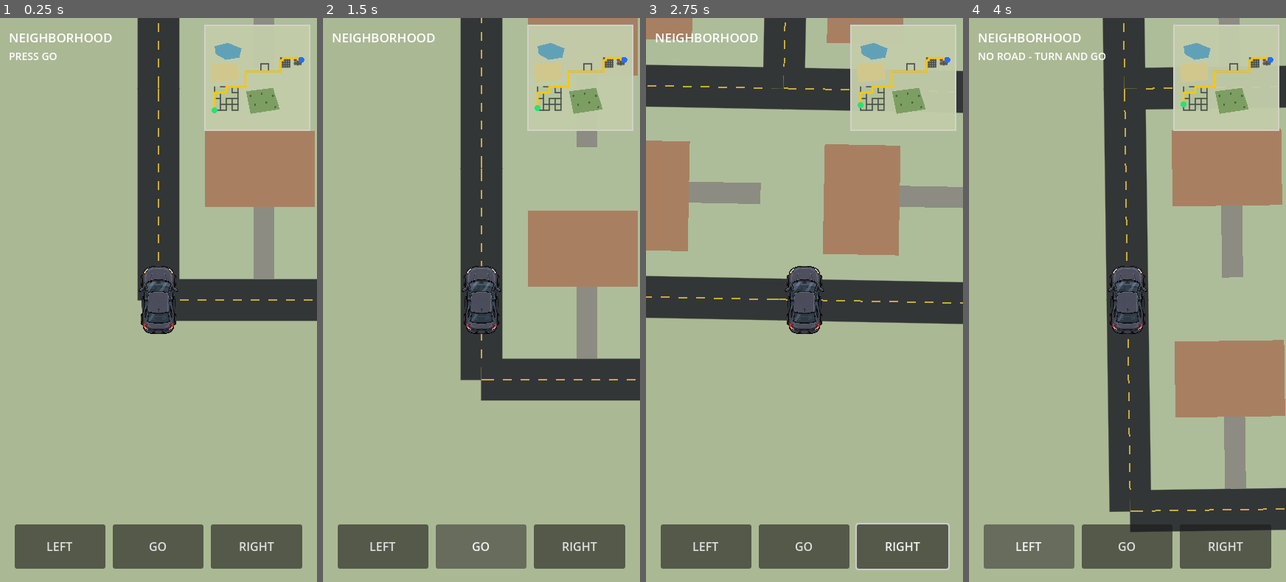
Above: before the commit, frames 1-4 (left to right).
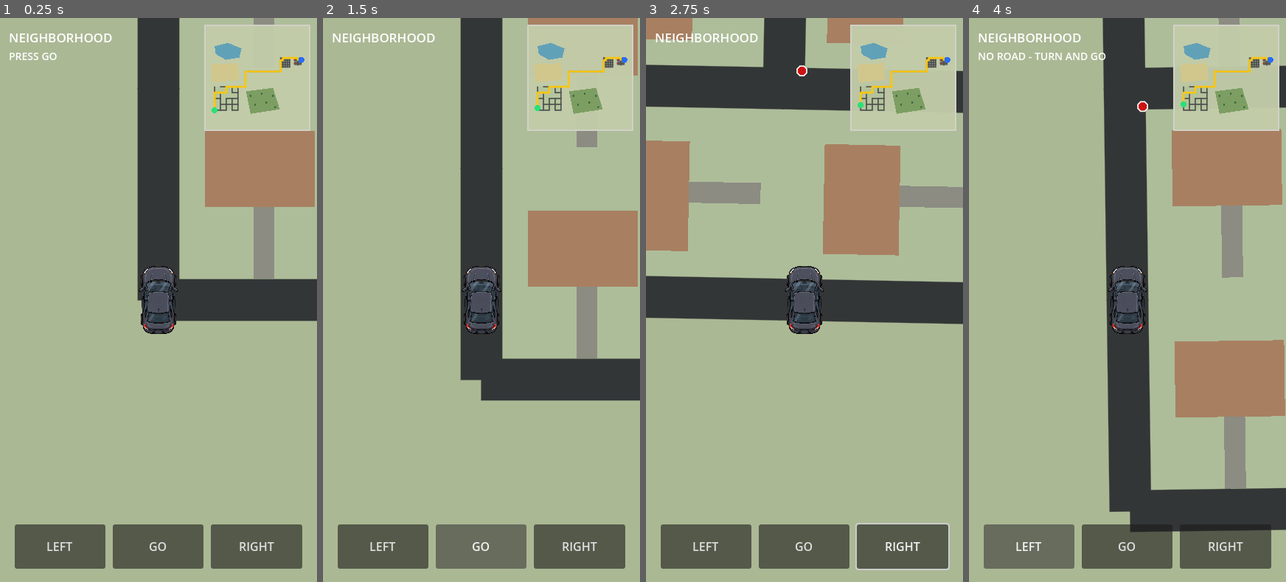
Above: after the commit, the same moments.

Repository: patrickcallahancomedy/comedian
Game: Godot game, scene res://scenes/drive/drive_module.tscn
Two runs of this game, one before a commit and one after it. Both use one fixed random seed, a clock stepped at 60 frames per second and the inputs below.
Inputs (mouse positions are in pixels of both pictures, inside the frame that each line leads up to):
- Up to frame 1 (0.25 s): no input
- Up to frame 2 (1.5 s): click "GO" at 0.5 s; click "GO" at 1.25 s
- Up to frame 3 (2.75 s): tap Enter (ui_accept) at 2, 2.27 s; move the mouse to (874, 271) at 2.02 s; hold Right from 2.03 s (still down); click (874, 271) at 2.17 s
- Up to frame 4 (4 s): release Right at 2.75 s; drag from (1064, 328) to (1111, 412) at 2.77 s; click "LEFT" at 3.5 s

The runs differ from the first frame. In frame 1, 0.2% of the frame differs, in the area x 49-99%, y 0-51%; in frame 2, 0.2%; in frame 3, 0.3%; in frame 4, 0.3%, in the area x 48-100%, y 0-88%.

Commit message:
Tune DRIVE roads, highway speed, and stop signs

Diff:
--- a/godot/scripts/drive/city_map.gd
+++ b/godot/scripts/drive/city_map.gd
@@ -7,6 +7,7 @@
 const NEIGHBORHOOD_ROADS_TO_REMOVE := 8
 const CITY_ONE_WAY_COUNT := 12
 const DRIVE_SPEED := 1.05
+const HIGHWAY_SPEED := 1.65
 
 @export var block_size: float = 110.0
 @export var road_width: float = 56.0
@@ -45,6 +46,8 @@
 
 var current_segment_off_route: bool = false
 var current_segment_wrong_way: bool = false
+
+var stop_sign_intersections: Array[Vector2i] = []
 
 @onready var left_button: Button = $"../TouchControls/LeftButton"
 @onready var forward_button: Button = $"../TouchControls/ForwardButton"
@@ -86,6 +89,7 @@
 	_add_city_one_ways(CITY_ONE_WAY_COUNT)
 	_collect_intersections_from_roads()
 	_assign_intersection_positions()
+	_build_stop_signs()
 
 
 func _build_neighborhood() -> void:
@@ -116,10 +120,6 @@
 	_add_road(Vector2i(6, 10), Vector2i(7, 10), "highway", 65, "highway")
 	_add_road(Vector2i(7, 10), Vector2i(8, 10), "highway", 65, "highway")
 	_add_road(Vector2i(8, 10), Vector2i(9, 10), "highway", 65, "highway")
-
-	_add_road(Vector2i(7, 10), Vector2i(7, 9), "ramp", 45, "highway")
-	_add_road(Vector2i(7, 9), Vector2i(8, 9), "ramp", 45, "highway")
-	_add_road(Vector2i(8, 9), Vector2i(8, 10), "ramp", 45, "highway")
 
 
 func _build_city() -> void:
@@ -501,9 +501,14 @@
 			target_intersection
 		)
 
+		var current_road = _get_road_between(
+			current_intersection,
+			target_intersection
+		)
+
 		camera_world_position = camera_world_position.move_toward(
 			target_position,
-			DRIVE_SPEED * delta
+			_drive_speed_for_road(current_road) * delta
 		)
 
 		if camera_world_position.is_equal_approx(target_position):
@@ -695,6 +700,7 @@
 	_draw_main_ground()
 	_draw_region_surfaces()
 	_draw_world_roads()
+	_draw_stop_signs()
 	_draw_parking_spaces()
 	_draw_minimap()
 
@@ -798,30 +804,70 @@
 			true
 		)
 
-		if road_type == "highway":
-			draw_dashed_line(
-				road_start,
-				road_end,
-				Color(0.88, 0.88, 0.82),
-				2.0,
-				14.0,
-				true
-			)
-		elif road_type != "parking":
-			draw_dashed_line(
-				road_start,
-				road_end,
-				Color(0.78, 0.67, 0.24),
-				2.0,
-				12.0,
-				true
-			)
-
 		if bool(road.get("one_way", false)):
 			_draw_one_way_arrow(road_start, road_end)
 
 		if bool(road.get("blocked", false)):
 			_draw_blocked_gate(road_start, road_end)
+
+
+
+func _build_stop_signs() -> void:
+	stop_sign_intersections.clear()
+
+	var region := WORLD_CONFIG.get_region("neighborhood")
+	var origin: Vector2i = region["origin"]
+	var region_size: Vector2i = region["size"]
+
+	for point in _region_nodes(origin, region_size):
+		if point == start_intersection:
+			continue
+
+		if _intersection_degree(point) >= 3:
+			stop_sign_intersections.append(point)
+
+
+func _intersection_degree(point: Vector2i) -> int:
+	var degree := 0
+
+	for road in roads:
+		if _road_start(road) == point or _road_end(road) == point:
+			degree += 1
+
+	return degree
+
+
+func _draw_stop_signs() -> void:
+	for intersection in stop_sign_intersections:
+		_draw_stop_sign(intersection)
+
+
+func _draw_stop_sign(intersection: Vector2i) -> void:
+	var world_position := _intersection_world_position(intersection)
+	var center := _world_to_main(
+		world_position + Vector2(0.22, 0.22)
+	)
+	var radius := 7.0
+	var points := PackedVector2Array()
+
+	for index in range(8):
+		var angle := PI / 8.0 + TAU * float(index) / 8.0
+		points.append(
+			center + Vector2(cos(angle), sin(angle)) * radius
+		)
+
+	draw_colored_polygon(points, Color(0.80, 0.08, 0.07))
+
+	var outline := points.duplicate()
+	outline.append(points[0])
+	draw_polyline(outline, Color.WHITE, 1.5, true)
+
+
+func _drive_speed_for_road(road) -> float:
+	if road != null and str(road.get("road_type", "")) == "highway":
+		return HIGHWAY_SPEED
+
+	return DRIVE_SPEED
 
 
 func _draw_one_way_arrow(
